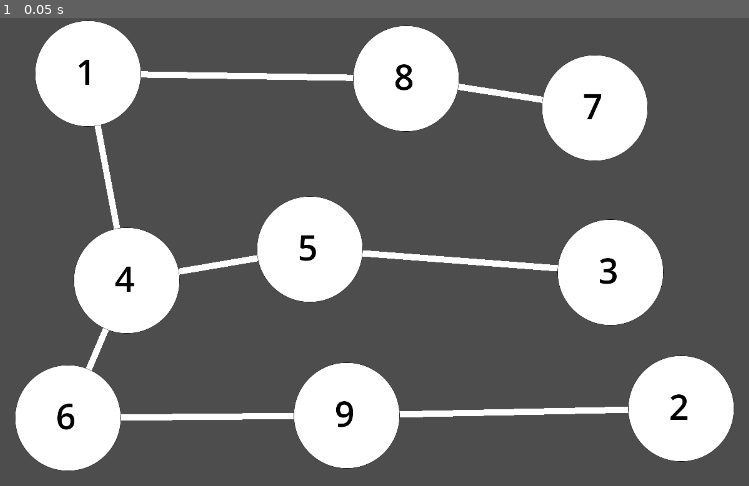
Above: before the commit, frame 1.
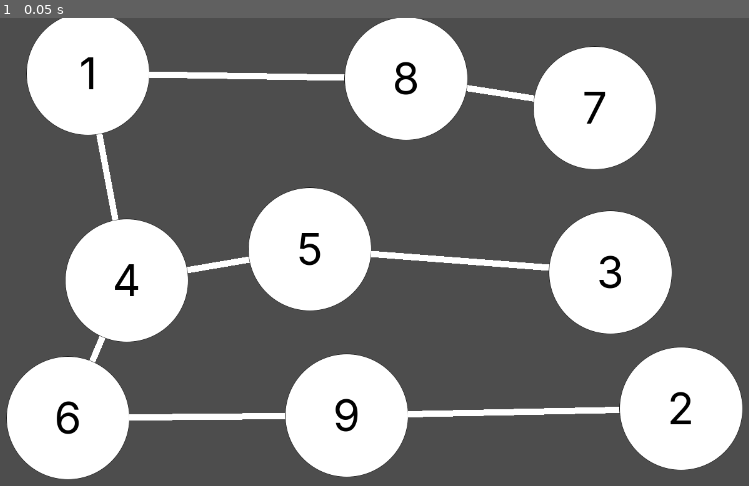
Above: after the commit, the same moment.

Repository: kaphtomi/WugGameWIP
Game: Godot game, scene res://main.tscn
Two runs of this game, one before a commit and one after it. Both use one fixed random seed, a clock stepped at 60 frames per second and the inputs below.
Inputs:
- Up to frame 1 (0.05 s): no input

The runs differ from the first frame. In frame 1, 9.1% of the frame differs, in the area x 0-100%, y 0-99%.

Commit message:
setting positions of wires instead of transform

Diff:
--- a/Letter.gd
+++ /dev/null
@@ -1,13 +0,0 @@
-extends Label
-
-
-# Called when the node enters the scene tree for the first time.
-func _ready():
-	pass # Replace with function body.
-
-func change_letter(ltr):
-	text = ltr
-
-# Called every frame. 'delta' is the elapsed time since the previous frame.
-func _process(delta):
-	pass
--- a/main.tscn
+++ b/main.tscn
@@ -2,34 +2,26 @@
 
 [ext_resource type="Script" path="res://main.gd" id="1_qtvha"]
 [ext_resource type="PackedScene" uid="uid://c1ubg4xnqp7f7" path="res://wire.tscn" id="2_aemxx"]
-[ext_resource type="PackedScene" uid="uid://3e5wwy2ot2ta" path="res://testNode.tscn" id="3_okqtv"]
+[ext_resource type="PackedScene" uid="uid://cfqeitjv2wgs7" path="res://testNode.tscn" id="3_okqtv"]
 
 [node name="Main" type="Node2D"]
 script = ExtResource("1_qtvha")
 
 [node name="Wire" parent="." instance=ExtResource("2_aemxx")]
-position = Vector2(388, 173)
 
 [node name="Wire2" parent="." instance=ExtResource("2_aemxx")]
-position = Vector2(388, 173)
 
 [node name="Wire3" parent="." instance=ExtResource("2_aemxx")]
-position = Vector2(388, 173)
 
 [node name="Wire4" parent="." instance=ExtResource("2_aemxx")]
-position = Vector2(388, 173)
 
 [node name="Wire5" parent="." instance=ExtResource("2_aemxx")]
-position = Vector2(388, 173)
 
 [node name="Wire6" parent="." instance=ExtResource("2_aemxx")]
-position = Vector2(388, 173)
 
 [node name="Wire7" parent="." instance=ExtResource("2_aemxx")]
-position = Vector2(388, 173)
 
 [node name="Wire8" parent="." instance=ExtResource("2_aemxx")]
-position = Vector2(388, 173)
 
 [node name="TestNode" parent="." instance=ExtResource("3_okqtv")]
 position = Vector2(192, 89)
--- a/testNode.gd
+++ b/testNode.gd
@@ -5,8 +5,8 @@
 
 
 # Called every frame. 'delta' is the elapsed time since the previous frame.
-func _process(delta):
+func _process(_delta):
 	pass
 
 func change_text(text):
-	$Letter.set_text(text)
+	$Letter.text = text
--- a/testNode.tscn
+++ b/testNode.tscn
@@ -1,19 +1,18 @@
-[gd_scene load_steps=6 format=3 uid="uid://3e5wwy2ot2ta"]
+[gd_scene load_steps=6 format=3 uid="uid://cfqeitjv2wgs7"]
 
 [ext_resource type="Script" path="res://testNode.gd" id="1_kut2j"]
 [ext_resource type="Texture2D" uid="uid://doo6d5ytb3bpa" path="res://SVG/Asset 1.svg" id="1_q6rhg"]
-[ext_resource type="Script" path="res://Letter.gd" id="3_48yum"]
+[ext_resource type="FontFile" uid="uid://oj45ybhijpd7" path="res://font/InterVariable.ttf" id="3_eqxnx"]
 
 [sub_resource type="CircleShape2D" id="CircleShape2D_nw3pw"]
 radius = 192.26
 
 [sub_resource type="Theme" id="Theme_fikdo"]
-default_font_size = 130
+default_font = ExtResource("3_eqxnx")
+default_font_size = 70
 Label/colors/font_color = Color(0, 0, 0, 1)
 
 [node name="TestNode" type="Area2D"]
-position = Vector2(0, 6)
-scale = Vector2(0.43, 0.43)
 script = ExtResource("1_kut2j")
 metadata/_edit_group_ = true
 
@@ -21,14 +20,22 @@
 shape = SubResource("CircleShape2D_nw3pw")
 
 [node name="Sprite2D" type="Sprite2D" parent="."]
+scale = Vector2(0.5, 0.5)
 texture = ExtResource("1_q6rhg")
 
 [node name="Letter" type="Label" parent="."]
-offset_left = -45.0
-offset_top = -97.0
-offset_right = 41.0
-offset_bottom = 81.0
+anchors_preset = 8
+anchor_left = 0.5
+anchor_top = 0.5
+anchor_right = 0.5
+anchor_bottom = 0.5
+offset_left = -27.0
+offset_top = -53.0
+offset_right = 27.0
+offset_bottom = 53.0
+grow_horizontal = 2
+grow_vertical = 2
 theme = SubResource("Theme_fikdo")
 text = "A"
-uppercase = true
-script = ExtResource("3_48yum")
+horizontal_alignment = 1
+vertical_alignment = 1
--- a/wire.gd
+++ b/wire.gd
@@ -1,22 +1,27 @@
 extends AnimatableBody2D
 
-var _originNode: TestNode
-var _destinationNode: TestNode
+var _inNode: TestNode
+var _outNode: TestNode
 
 # Called when the node enters the scene tree for the first time.
 func _ready():
+
+
 	#var originPos = _originNode.position
 	#var destPos = _destinationNode.position
 
 	pass # Replace with function body.
 
-func set_nodes(originNode: TestNode, destNode: TestNode):
-	var targetAngle = originNode.position.angle_to_point(destNode.position)
-	var distance = originNode.position.distance_to(destNode.position)
-	var scaleVector = Vector2(distance/124, 1)
-	transform = Transform2D(targetAngle, scaleVector, 0, originNode.position)
+func set_nodes(inNode: TestNode, outNode: TestNode):
+	_inNode = inNode
+	_outNode = outNode
 
 # Called every frame. 'delta' is the elapsed time since the previous frame.
-func _process(delta):
-
+func _process(_delta):
+	var start = _inNode.position
+	var end = _outNode.position
+	var offset = 10*Vector2.from_angle(90+start.direction_to(end).angle())
+	$Stroke.set_point_position(0,start)
+	$Stroke.set_point_position(1,end)
+	$Hitbox.polygon = PackedVector2Array([start+offset, end + offset, end -offset, start - offset])
 	pass
--- a/wire.tscn
+++ b/wire.tscn
@@ -1,21 +1,13 @@
-[gd_scene load_steps=5 format=3 uid="uid://c1ubg4xnqp7f7"]
+[gd_scene load_steps=2 format=3 uid="uid://c1ubg4xnqp7f7"]
 
 [ext_resource type="Script" path="res://wire.gd" id="1_q1emx"]
-[ext_resource type="Script" path="res://Hitbox.gd" id="2_ehds6"]
-[ext_resource type="Script" path="res://Stroke.gd" id="3_whn04"]
-
-[sub_resource type="RectangleShape2D" id="RectangleShape2D_5avcy"]
-size = Vector2(124, 10)
 
 [node name="Wire" type="AnimatableBody2D"]
 script = ExtResource("1_q1emx")
 metadata/_edit_group_ = true
 
-[node name="Hitbox" type="CollisionShape2D" parent="."]
-position = Vector2(62, 0)
-shape = SubResource("RectangleShape2D_5avcy")
-script = ExtResource("2_ehds6")
+[node name="Stroke" type="Line2D" parent="."]
+points = PackedVector2Array(0, 0, 0, 0)
 
-[node name="Stroke" type="Line2D" parent="."]
-points = PackedVector2Array(0, 0, 124, 0)
-script = ExtResource("3_whn04")
+[node name="Hitbox" type="CollisionPolygon2D" parent="."]
+polygon = PackedVector2Array(0, 0, 0, 0, 0, 0, 0, 0)
Binary file added: font/InterVariable.ttf
Not shown, added: font/InterVariable.ttf.import
Binary file added: font/PlaypenSans-VariableFont_wght.ttf
Not shown, added: font/PlaypenSans-VariableFont_wght.ttf.import
